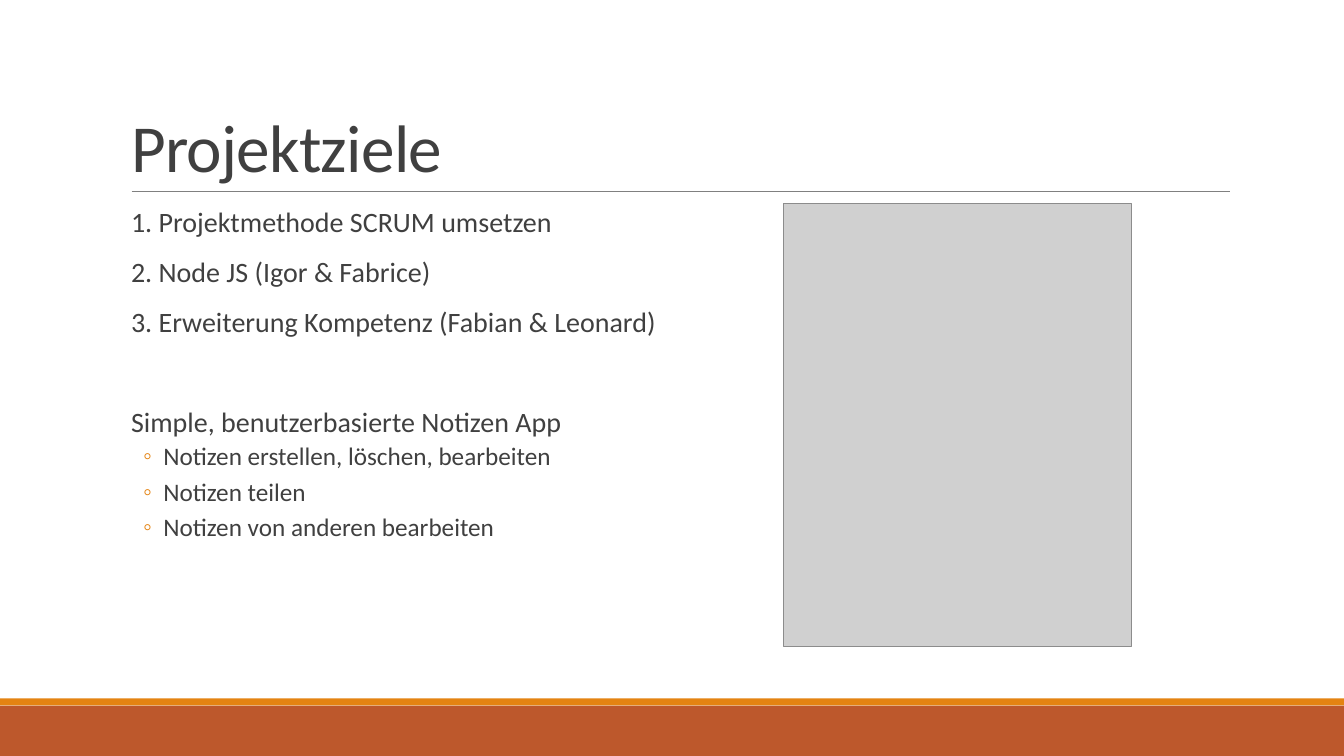
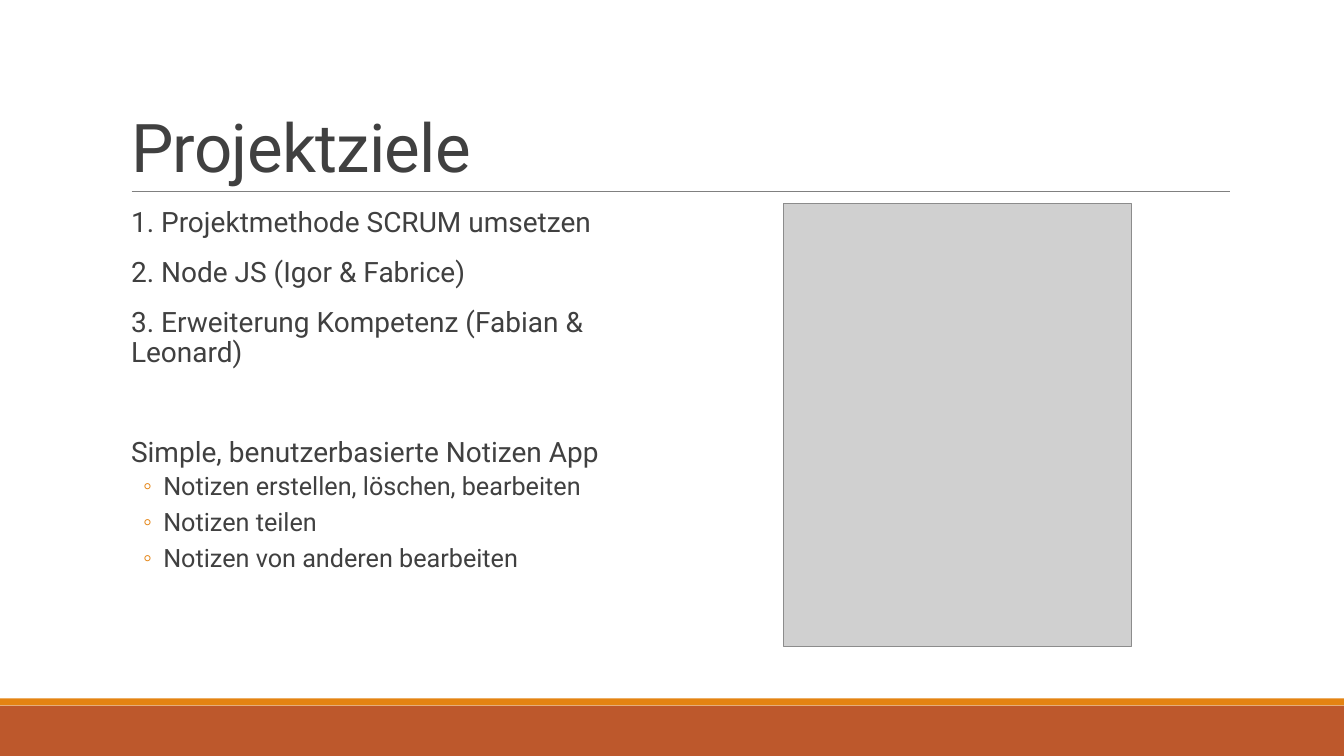
Before and after one commit to fabianbaechli/online_note_tool, a slide deck: slide 7 of Presentation/presentation_online_note_tool.pptx. Drawn at 1344x756 pixels with LibreOffice and Linux fonts; fonts in the diff are those of the drawing; grey boxes stand for pictures. Boxes give left, top, right and bottom in pixels: in the first picture for what was removed or moved away, otherwise in the second. Text is boxed around its words. In the diff, an @@ line names an element or a change of style, - is before the commit and + after.

```diff
--- a/Presentation/presentation_online_note_tool.pptx
+++ b/Presentation/presentation_online_note_tool.pptx
@@ title "Projektziele" at box(131, 121, 471, 187): font Calibri to Roboto @@
@@ text "1. Projektmethode SCRUM umsetzen" at box(131, 211, 599, 568): font Calibri to Roboto @@
```
Also in this commit, not shown: 14 other slides changed, 1 slide added.
